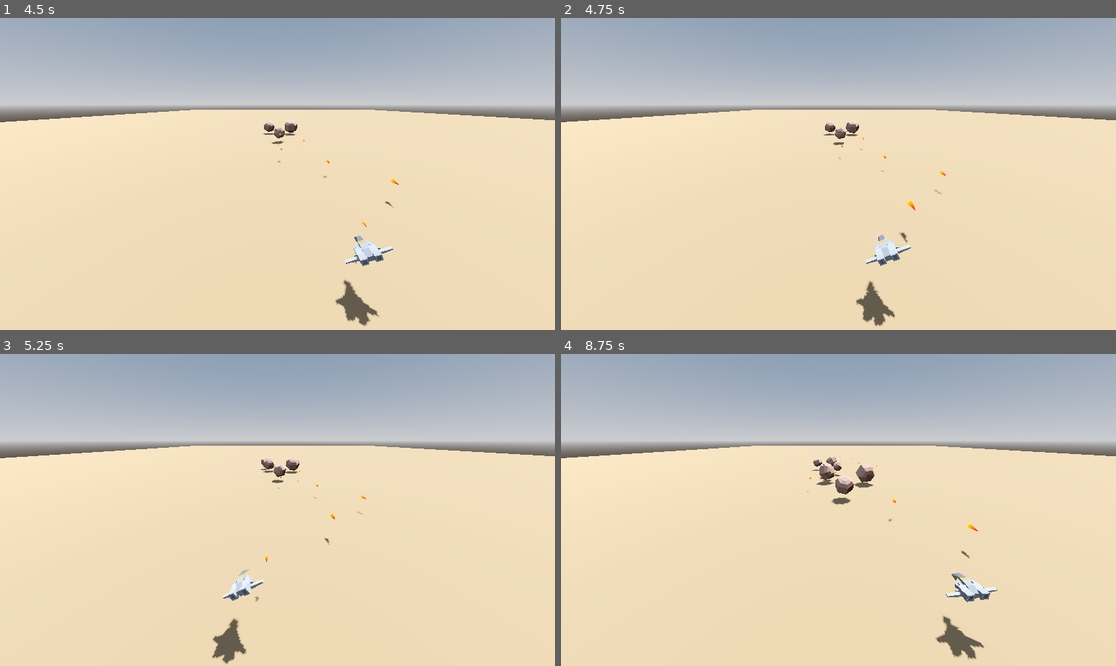
Above: before the commit, frames 1-4 (two rows, left to right).
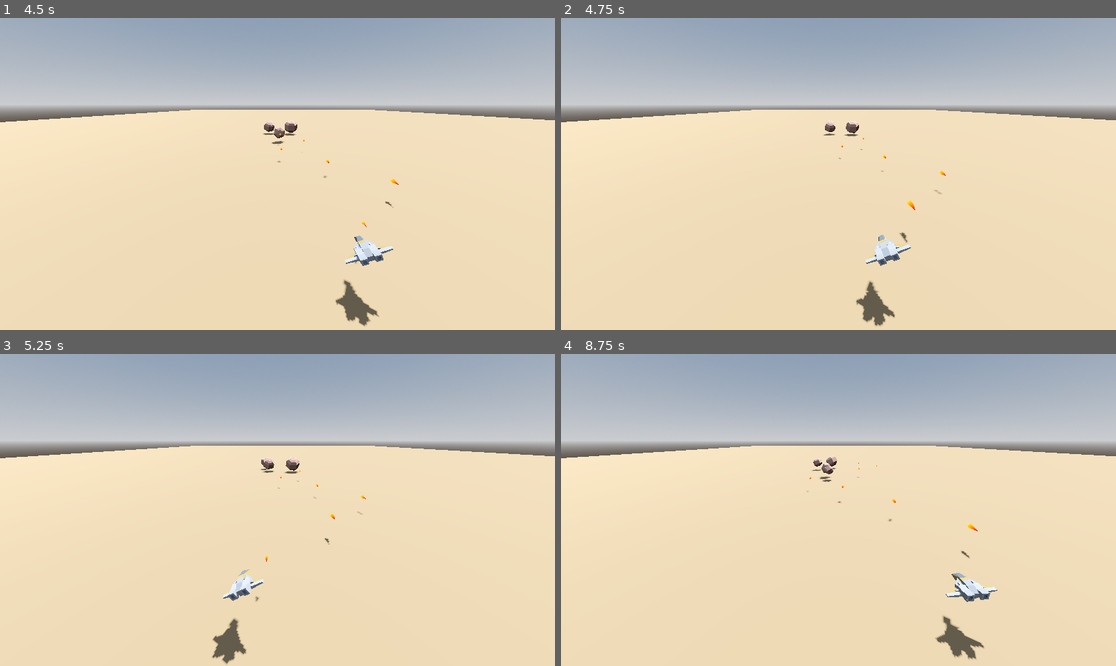
Above: after the commit, the same moments.

Repository: Stone-keep/3d_space_shooter
Game: Godot game, scene res://scenes/game.tscn
Two runs of this game, one before a commit and one after it. Both use one fixed random seed, a clock stepped at 60 frames per second and the inputs below.
Inputs:
- Up to frame 1 (4.5 s): hold D (right) 0.53-1.28 s; tap Space (shoot) every 0.75 s from 0.6 to 4.35 s; hold A (left) 1.28-2.03 s; hold D (right) 2.03-3.53 s; hold A (left) from 3.53 s (still down)
- Up to frame 2 (4.75 s): keep holding A (left)
- Up to frame 3 (5.25 s): keep holding A (left); tap Space (shoot) at 5.1 s
- Up to frame 4 (8.75 s): release A (left) at 5.78 s; hold D (right) 5.78-8.03 s; tap Space (shoot) every 0.75 s from 5.85 to 8.1 s; hold A (left) from 8.03 s (still down)

Frame 1 is identical in both runs. In frame 2, less than 0.1% of the frame differs, in the area x 48-52%, y 35-41%; in frame 3, less than 0.1%; in frame 4, 0.5%, in the area x 45-57%, y 32-49%.

Commit message:
Add meteor collision with lasers and player

Diff:
--- a/scenes/game.gd
+++ b/scenes/game.gd
@@ -12,5 +12,5 @@
 func _on_meteor_timer_timeout() -> void:
 	var meteor = meteor_scene.instantiate()
 	var spawn_position = meteor_positions.pick_random()
+	$Meteors.add_child(meteor)
 	meteor.global_position = spawn_position.global_position
-	$Meteors.add_child(meteor)
--- a/scenes/laser.tscn
+++ b/scenes/laser.tscn
@@ -46,7 +46,7 @@
 radius = 1.9575195
 height = 9.008789
 
-[node name="Laser" type="Area3D" unique_id=109005899]
+[node name="Laser" type="Area3D" unique_id=109005899 groups=["lasers"]]
 collision_layer = 4
 collision_mask = 9
 script = ExtResource("1_a7dhc")
--- a/scenes/meteor.gd
+++ b/scenes/meteor.gd
@@ -22,3 +22,12 @@
 	position.z += speed * delta
 	position.x += drift_x * delta
 	rotation += random_rotation_speed * delta
+
+func _on_area_entered(area: Area3D) -> void:
+	if area.is_in_group("lasers"):
+		area.queue_free()
+		queue_free()
+
+func _on_body_entered(body: Node3D) -> void:
+	if body.is_in_group("player"):
+		print("got hit")
--- a/scenes/meteor.tscn
+++ b/scenes/meteor.tscn
@@ -42,9 +42,9 @@
 [sub_resource type="SphereShape3D" id="SphereShape3D_fitd0"]
 radius = 0.451291
 
-[node name="Meteor" type="Area3D" unique_id=1043179708]
+[node name="Meteor" type="Area3D" unique_id=1043179708 groups=["meteors"]]
 collision_layer = 4
-collision_mask = 7
+collision_mask = 4
 script = ExtResource("1_tcwo0")
 
 [node name="meteor" type="MeshInstance3D" parent="." unique_id=1121845897]
@@ -55,3 +55,6 @@
 [node name="CollisionShape3D" type="CollisionShape3D" parent="." unique_id=986347327]
 transform = Transform3D(3, 0, 0, 0, 3, 0, 0, 0, 3, 0, -0.03488493, 0)
 shape = SubResource("SphereShape3D_fitd0")
+
+[connection signal="area_entered" from="." to="." method="_on_area_entered"]
+[connection signal="body_entered" from="." to="." method="_on_body_entered"]
--- a/scenes/player.gd
+++ b/scenes/player.gd
@@ -2,6 +2,9 @@
 
 const SPEED = 10.0
 var direction := 0.0
+
+var can_shoot := true
+
 signal shoot_laser(pos: Vector3)
 
 func _physics_process(delta: float) -> void:
@@ -14,4 +17,11 @@
 
 func shoot():
 	if Input.is_action_just_pressed("shoot"):
-		shoot_laser.emit(global_position)
+		print(can_shoot)
+		if can_shoot:
+			can_shoot = false
+			$ShootCooldown.start()
+			shoot_laser.emit(global_position)
+
+func _on_shoot_cooldown_timeout() -> void:
+	can_shoot = true
--- a/scenes/player.tscn
+++ b/scenes/player.tscn
@@ -138,3 +138,9 @@
 [node name="craft_speederC" type="MeshInstance3D" parent="." unique_id=1627189419]
 mesh = SubResource("ArrayMesh_u7v48")
 skeleton = NodePath("")
+
+[node name="ShootCooldown" type="Timer" parent="." unique_id=725851833]
+wait_time = 0.5
+one_shot = true
+
+[connection signal="timeout" from="ShootCooldown" to="." method="_on_shoot_cooldown_timeout"]
